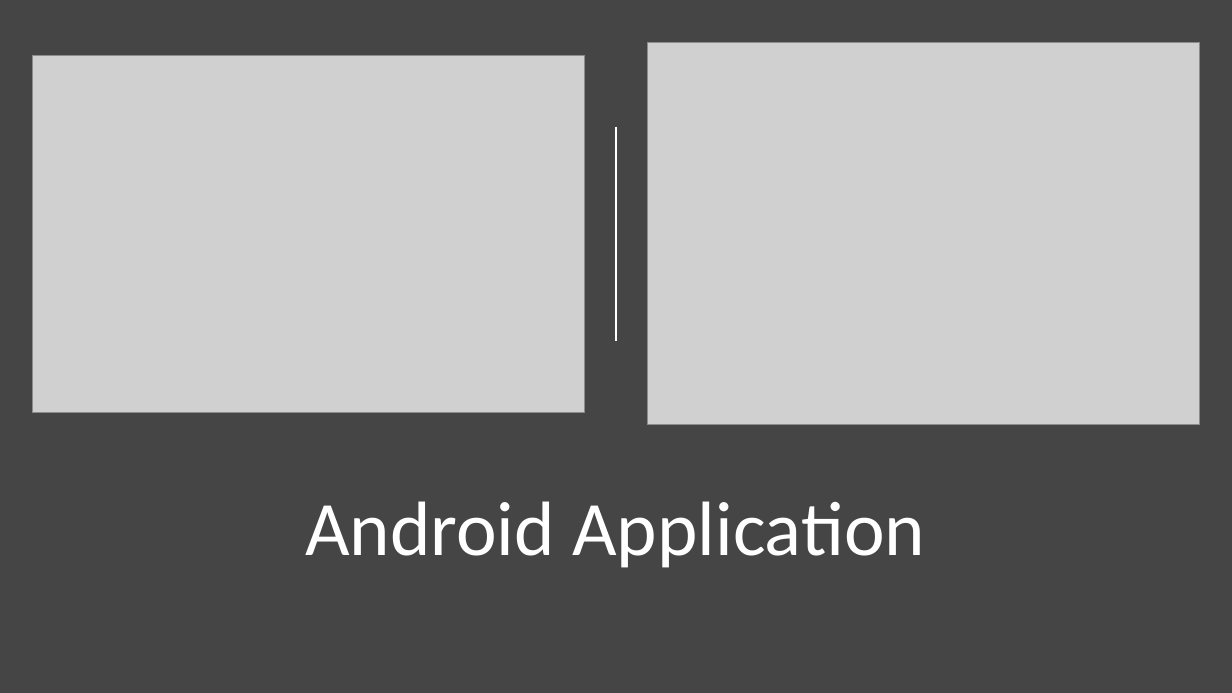
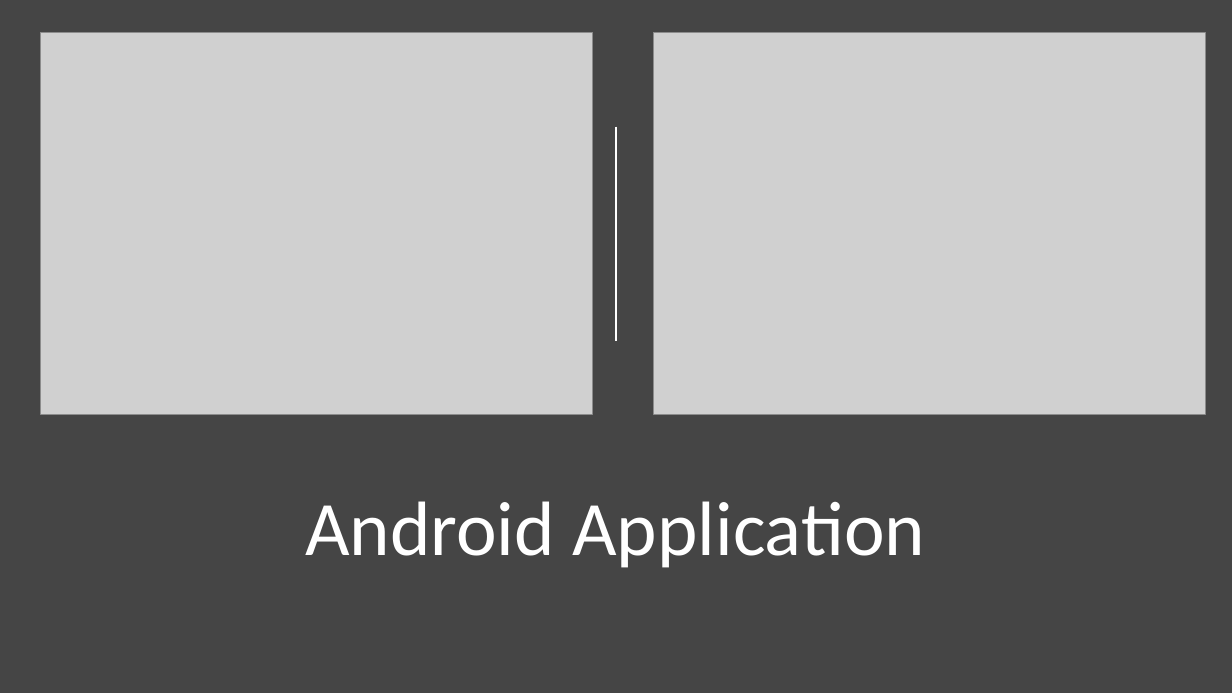
Before and after one commit to shank121991/winthesislocation, a slide deck: slide 16 of Writings/Final.pptx (slide 14 before the commit). Drawn at 1232x693 pixels with LibreOffice and Linux fonts; fonts in the diff are those of the drawing; grey boxes stand for pictures. Boxes give left, top, right and bottom in pixels: in the first picture for what was removed or moved away, otherwise in the second. Text is boxed around its words. In the diff, an @@ line names an element or a change of style, - is before the commit and + after.

Commit message:
pushing android code

```diff
--- a/Writings/Final.pptx
+++ b/Writings/Final.pptx
@@ picture moved from (x1=648, y1=43, x2=1200, y2=424) to (x1=41, y1=32, x2=592, y2=414) @@
@@ picture resized from (x1=32, y1=55, x2=584, y2=413) to (x1=653, y1=32, x2=1205, y2=414) @@
```
Also in this commit, not shown: 6 other slides changed, 2 slides added, 2 other files.
